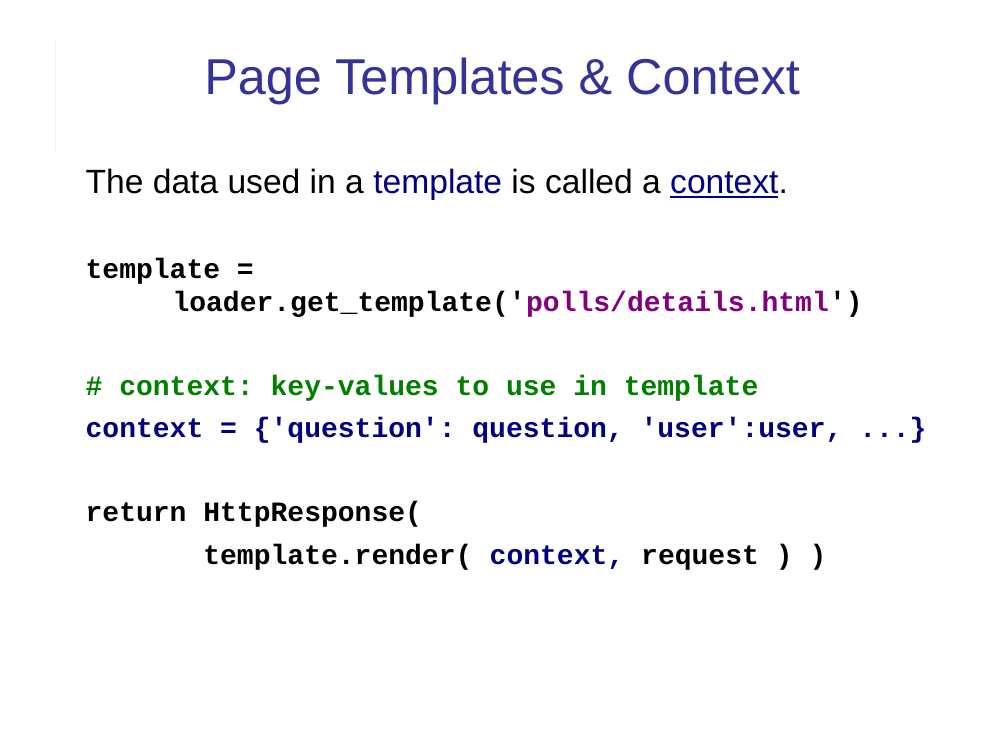
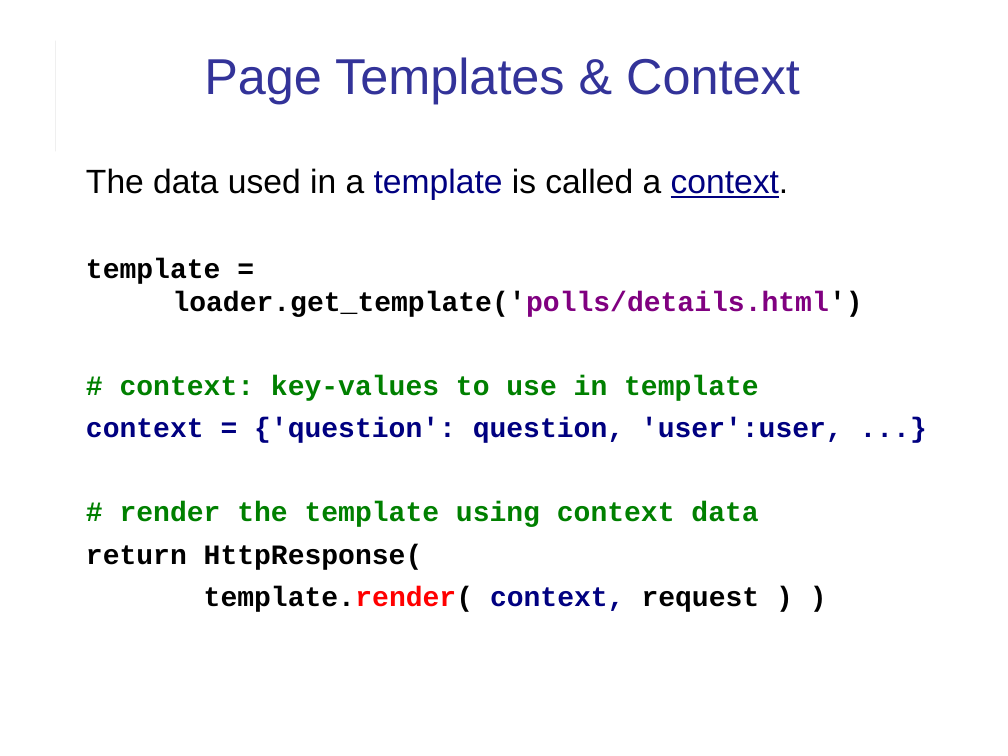
Before and after one commit to cpske/ISP, a slide deck: slide 7 of web/Django-review-1.ppt (slide 6 before the commit). Drawn at 1008x756 pixels with LibreOffice and Linux fonts; fonts in the diff are those of the drawing. Boxes give left, top, right and bottom in pixels: in the first picture for what was removed or moved away, otherwise in the second. Text is boxed around its words. In the diff, an @@ line names an element or a change of style, - is before the commit and + after.

```diff
--- a/web/Django-review-1.ppt
+++ b/web/Django-review-1.ppt
@@ text at <box>120,502,758,527</box>: paragraph added @@
+# render the template using context data
@@ text at <box>204,586,760,612</box>: text colour #000000 to #FF0000 in "template.render(" @@
```
Also in this commit, not shown: 3 other slides changed, 7 slides added, 3 other files.
